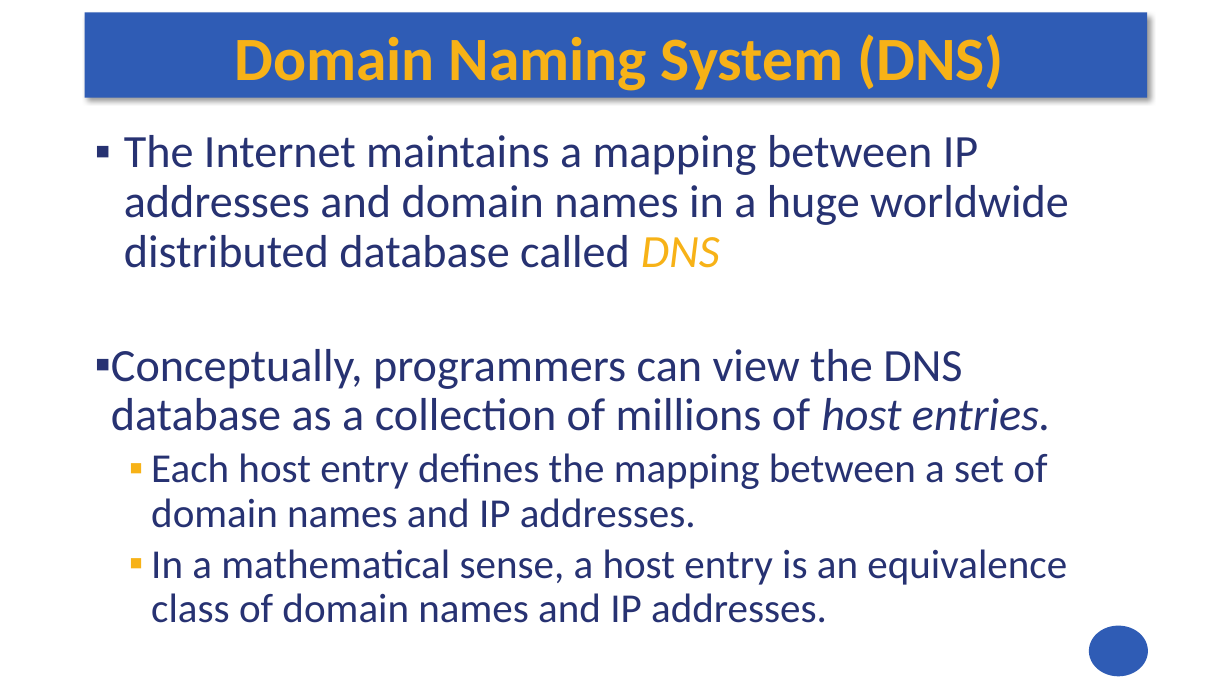
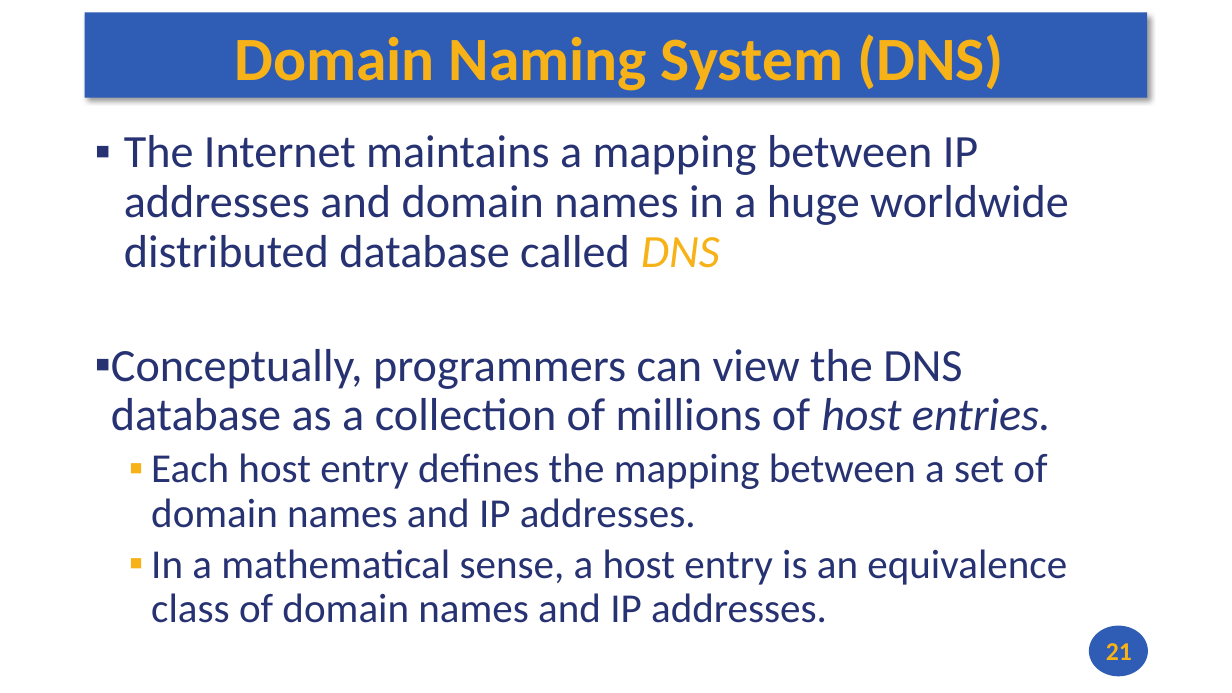
Before and after one commit to andrewt0301/hse-acos-course, a slide deck: slide 21 of docs/part2os/12_Networking/OS_Lecture_12.pptx. Drawn at 1232x693 pixels with LibreOffice and Linux fonts; fonts in the diff are those of the drawing. Boxes give left, top, right and bottom in pixels: in the first picture for what was removed or moved away, otherwise in the second. Text is boxed around its words. In the diff, an @@ line names an element or a change of style, - is before the commit and + after.

```diff
--- a/docs/part2os/12_Networking/OS_Lecture_12.pptx
+++ b/docs/part2os/12_Networking/OS_Lecture_12.pptx
@@ page number added at <box>1106,643,1132,660</box>, 20 pt, text #F7B217, bold @@
+21
```
Also in this commit, not shown: 29 other slides changed, 1 other file.
